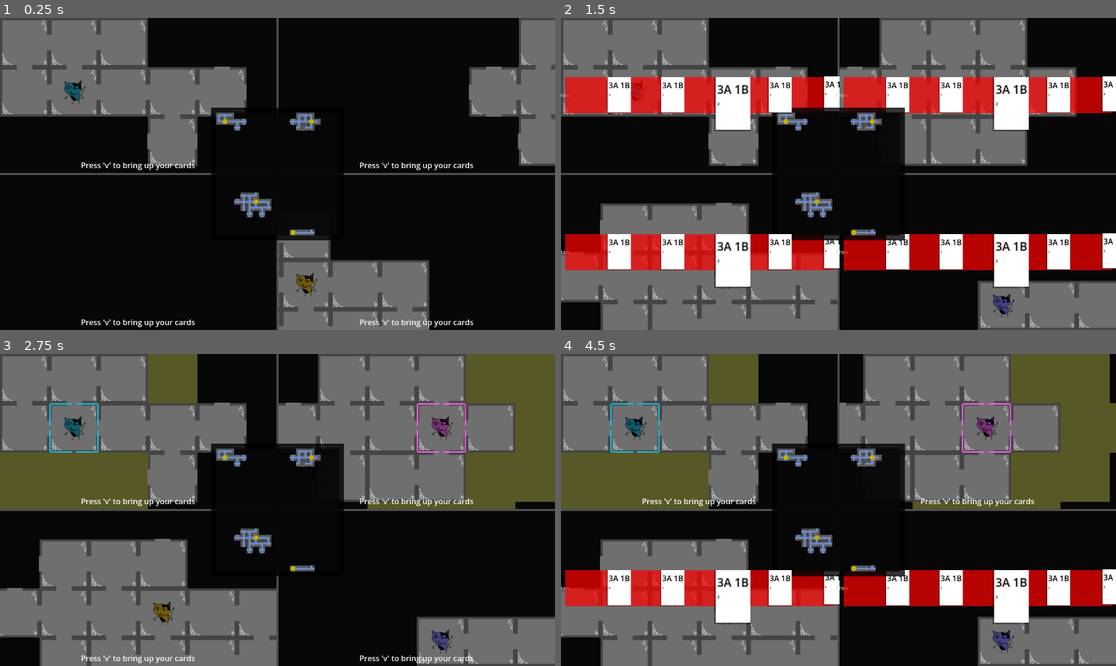
Above: before the commit, frames 1-4 (two rows, left to right).
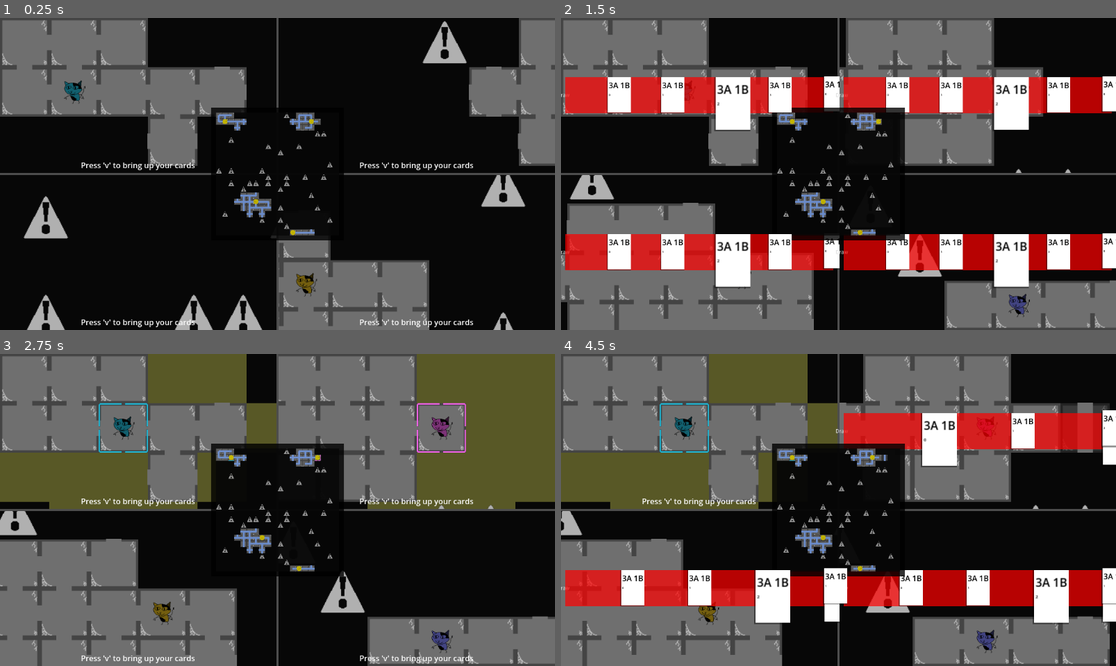
Above: after the commit, the same moments.

Repository: emrysshevek/gameganggame
Game: Godot game, scene res://scenes/GameScene.tscn
Two runs of this game, one before a commit and one after it. Both use one fixed random seed, a clock stepped at 60 frames per second and the inputs below.
Inputs (mouse positions are in pixels of both pictures, inside the frame that each line leads up to):
- Up to frame 1 (0.25 s): no input
- Up to frame 2 (1.5 s): tap V (debug_v) at 0.5, 1.25 s; move the mouse to (960, 158) at 0.52 s; hold D (move_right) 0.53-1.25 s; tap G (discard) at 0.6 s; click (960, 158) at 0.67 s; drag from (727, 189) to (810, 236) at 1.27 s
- Up to frame 3 (2.75 s): tap V (debug_v) at 2 s; move the mouse to (333, 441) at 2.02 s; hold D (move_right) from 2.03 s (still down); click (333, 441) at 2.1 s; tap G (discard) at 2.3 s
- Up to frame 4 (4.5 s): release D (move_right) at 2.75 s; tap V (debug_v) at 2.75, 3.5, 4.25 s; drag from (810, 572) to (672, 463) at 2.77 s; move the mouse to (1005, 556) at 3.52 s; hold A (move_left) 3.53-4.25 s; hold Shift 3.53-4.25 s; tap G (discard) at 3.8 s; drag from (672, 463) to (755, 432) at 4.27 s

The runs differ from the first frame. In frame 1, 3.0% of the frame differs, in the area x 4-95%, y 0-100%; in frame 2, 13%; in frame 3, 17%; in frame 4, 34%, in the area x 0-100%, y 0-100%.
Error before the commit: Invalid access to property or key 'type' on a base object of type 'Node2D (Character)'. (res://scenes/grid_manager.gd:191)

Commit message:
hazards appear on map and have effect
they currently deal 2 damage on enter and force 1 random discard on exit. need to make them hide along with their matching tile, maybe add them as child of tile

Diff:
--- a/cards/pile.gd
+++ b/cards/pile.gd
@@ -39,6 +39,10 @@
 	remove_card(card)
 	return card
 
+func get_random_card() -> Card:
+	if cards.is_empty() == true:
+		return null
+	return cards.pick_random()
 
 func shuffle() -> void:
 	ordered_cards.shuffle()
--- a/entities/character.gd
+++ b/entities/character.gd
@@ -22,6 +22,7 @@
 var character_sprite:CharacterSprite
 var cursor_sprite:CursorSprite
 var character_color:Color
+@onready var type = Model.ObjectTypes.PLAYER_CHARACTER
 
 @onready var testing_player_colors:Array = [Color("23b9d6"), Color("f164e8"), Color("e0b81e"), Color("8084fd")]
 #endregion
@@ -74,6 +75,12 @@
 func die():
 	died.emit(self)
 
+func forced_random_discard(number_of_cards:int):
+	for i in number_of_cards:
+		var random_card = my_screen.card_manager.hand_pile.get_random_card()
+		if random_card != null:
+			my_screen.card_manager.discard(my_screen.card_manager.hand_pile.get_random_card())
+
 func end_turn():
 	ended_turn.emit(self)
 
--- a/entities/grid_sprite.gd
+++ b/entities/grid_sprite.gd
@@ -65,4 +65,7 @@
 func trigger_enter_ability(target:Character):
 	pass
 
+func trigger_exit_ability(target:Character):
+	pass
+
 #endregion
--- a/entities/hazard.gd
+++ b/entities/hazard.gd
@@ -2,3 +2,14 @@
 
 func _ready() -> void:
 	set_type(Model.ObjectTypes.HAZARD)
+	centered = false
+	set_sprite(load("res://art/hazard.png"))
+
+func trigger_enter_ability(target:Character):
+	#override from grid_sprite
+	print("hazard does 2 damage")
+	target.take_damage(2)
+
+func trigger_exit_ability(target:Character):
+	print("hazard forces 1 random discard")
+	target.forced_random_discard(1)
--- a/scenes/grid_manager.gd
+++ b/scenes/grid_manager.gd
@@ -15,6 +15,7 @@
 var level:int = 0 #dummy
 var map_width:int = 20
 var map_height:int = 20
+var _hazards:Array[Hazard]
 @onready var tile_size:Vector2 = Vector2(64,64)
 #endregion
 
@@ -49,6 +50,7 @@
 			#
 	floor_maps[level] = new_map_grid
 	generate_map(0)
+	generate_hazards(0)
 	#reveal_full_map()
 	#testing_map_distance_algorithm(Vector2(3,3), 3, 0)
 
@@ -92,6 +94,15 @@
 					#roll for new path failed, so process to check for creating new paths for current Tile ends here
 		each_tile.reset_to_hidden()
 	map_generated.emit()
+
+func generate_hazards(level:int):
+	for each_tile in _get_all_tiles(level):
+		if randi_range(1,10) == 10:
+			var new_hazard = Hazard.new()
+			new_hazard.grid_coordinates = each_tile.grid_coordinates
+			add_child(new_hazard)
+			new_hazard.position = Vector2(Utils.try_get_grid_man().tile_size.x * new_hazard.grid_coordinates.x, Utils.try_get_grid_man().tile_size.y * new_hazard.grid_coordinates.y)
+			_hazards.append(new_hazard)
 
 func is_reachable(floor:int, from_tile_coords:Vector2, to_tile_coords:Vector2):
 	var from_tile = floor_maps[level][from_tile_coords.x][from_tile_coords.y]
@@ -188,7 +199,7 @@
 		each_tile.set_highlight(for_character_id, false)
 
 func move_object(object, tile_coord:Vector2, floor:int):
-	if object.type == GridSprite.sprite_types.character:
+	if object.type == Model.ObjectTypes.PLAYER_CHARACTER:
 		if is_directly_connected(floor, object.grid_coordinates, tile_coord) == false:
 			return false
 		else:
@@ -196,13 +207,16 @@
 			if floor_maps[floor][tile_coord.x][tile_coord.y].is_tile_explored == false:
 				object.movement = 1
 			floor_maps[floor][object.grid_coordinates.x][object.grid_coordinates.y].exit(0)
+			get_tile_exit_triggers(floor_maps[floor][object.grid_coordinates.x][object.grid_coordinates.y], object)
 			floor_maps[floor][tile_coord.x][tile_coord.y].enter(0)
+			get_tile_enter_triggers(floor_maps[floor][tile_coord.x][tile_coord.y], object)
 			var new_sprite_tile_position:Vector2 = tile_coord
 			var new_sprite_screen_position:Vector2 = tile_coord * tile_size
 			object.move(new_sprite_tile_position, new_sprite_screen_position)
 			#return [new_sprite_tile_position, new_sprite_screen_position]
+
 			return true
-	elif object.type == GridSprite.sprite_types.ui:
+	else: #should be for ui elements, like the cursor
 		if is_in_bounds(tile_coord) == false:
 			return false
 		else:
@@ -211,9 +225,16 @@
 			object.move(new_sprite_tile_position, new_sprite_screen_position)
 			#return [new_sprite_tile_position, new_sprite_screen_position]
 			return true
-	else:
-		print("invalid sprite type: " + str(object.type))
-		assert(false)
+
+func get_tile_enter_triggers(entering_tile:Tile, character_entering:Character):
+	for each_hazard in _hazards:
+		if each_hazard.grid_coordinates == entering_tile.grid_coordinates:
+			each_hazard.trigger_enter_ability(character_entering)
+
+func get_tile_exit_triggers(exiting_tile:Tile, character_exiting:Character):
+	for each_hazard in _hazards:
+		if each_hazard.grid_coordinates == exiting_tile.grid_coordinates:
+			each_hazard.trigger_exit_ability(character_exiting)
 
 func get_tile_objects(type:Model.ObjectTypes, grid_coordinates:Vector2): #make this use target_types enum?
 	#for each object on type_list (we'll have to make these lists) check grid coordinates
